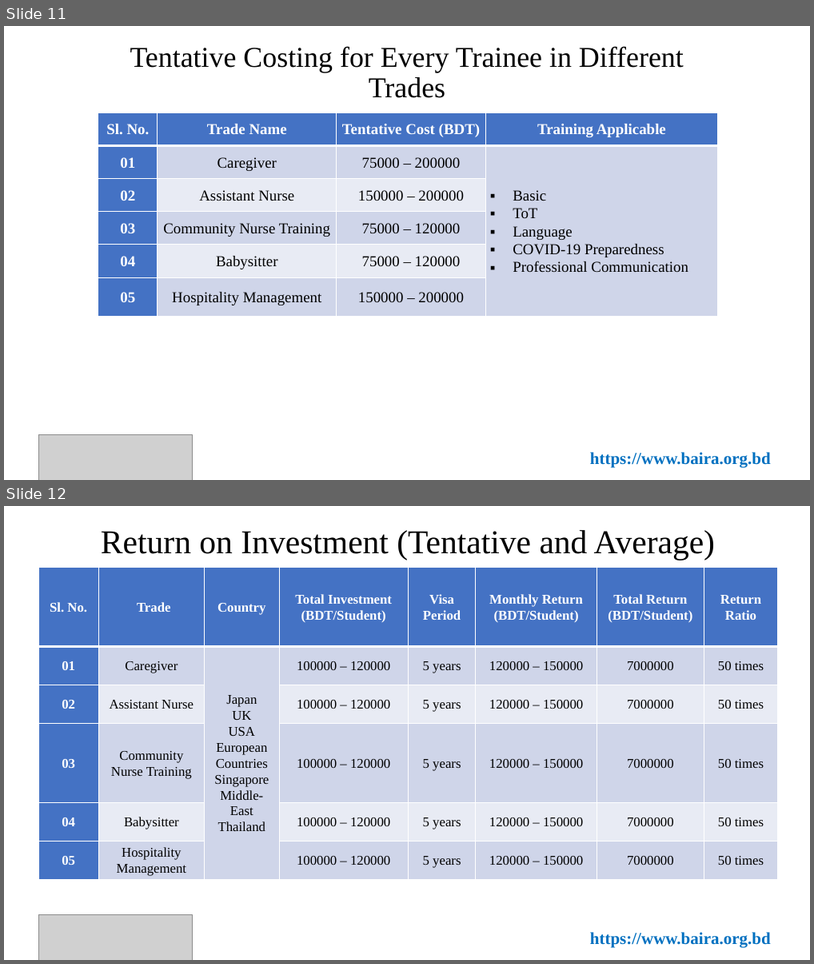
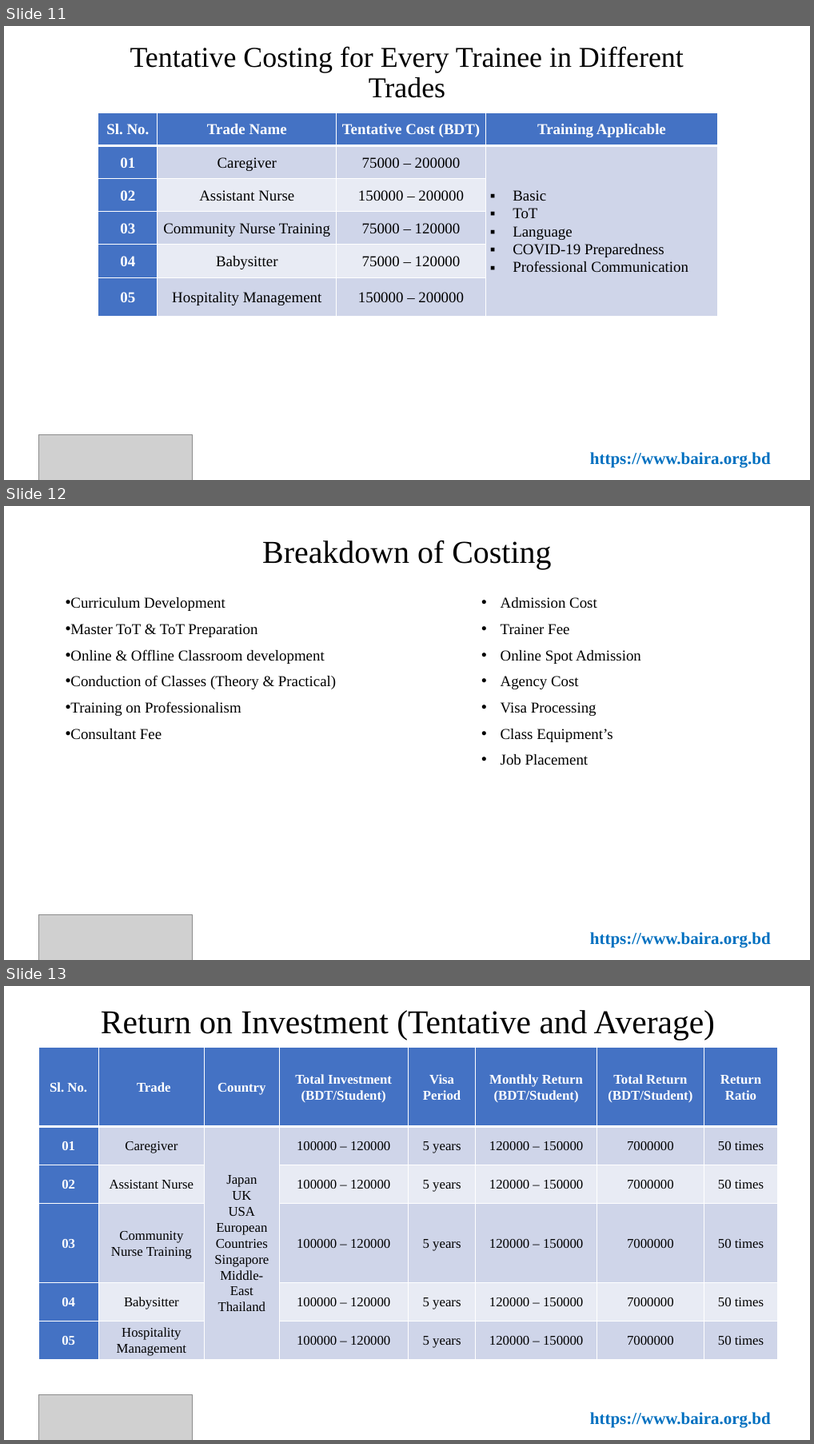
Before and after one commit to Shuvoneel/SRCL, a slide deck: Nursing/Nursing_Presentation.pptx. Shown one above the other, each under a label of ours: slides 11 and 12 before the commit, slides 11, 12 and 13 after it. The pictures are 814x964 and 814x1444 pixels, drawn with LibreOffice and Linux fonts; fonts in the diff are those of the drawing; grey boxes stand for pictures. Boxes give left, top, right and bottom in pixels: in the first picture for what was removed or moved away, otherwise in the second. Text is boxed around its words. In the diff, an @@ line names an element or a change of style, - is before the commit and + after.

```diff
--- a/Nursing/Nursing_Presentation.pptx
+++ b/Nursing/Nursing_Presentation.pptx
@@ slide 12 added at (x1=4, y1=506, x2=810, y2=960), background #FFFFFF @@
@@ title added at (x1=262, y1=540, x2=551, y2=569), 38 pt, text #000000 @@
+Breakdown of Costing
@@ text added at (x1=70, y1=597, x2=336, y2=740), 18 pt, text #000000 @@
+• Curriculum Development
+• Master ToT & ToT Preparation
+• Online & Offline Classroom development
+• Conduction of Classes (Theory & Practical)
+• Training on Professionalism
+• Consultant Fee
@@ text added at (x1=501, y1=597, x2=642, y2=765), 18 pt, text #000000 @@
+• Admission Cost
+• Trainer Fee
+• Online Spot Admission
+• Agency Cost
+• Visa Processing
+• Class Equipment’s
+• Job Placement
@@ picture added at (x1=38, y1=915, x2=193, y2=960) @@
@@ text added at (x1=590, y1=932, x2=771, y2=947), 20 pt, text #0070C0, bold @@
+https://www.baira.org.bd
@@ what was slide 12 is now slide 13 @@
```
Also in this commit, not shown: 10 other files.
